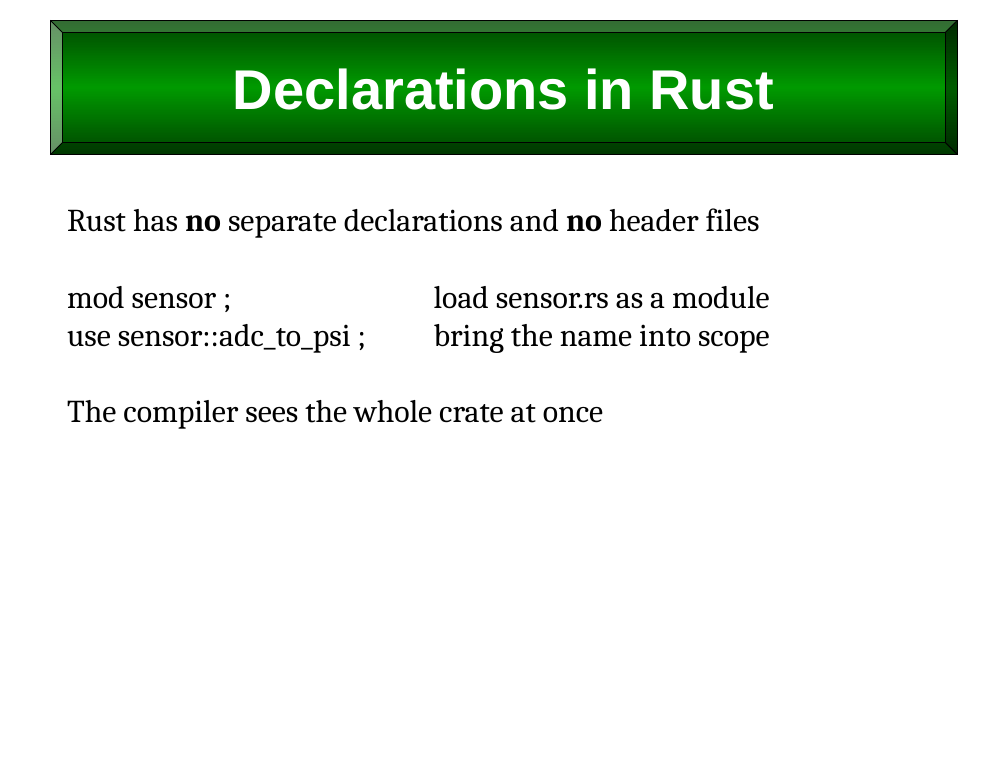
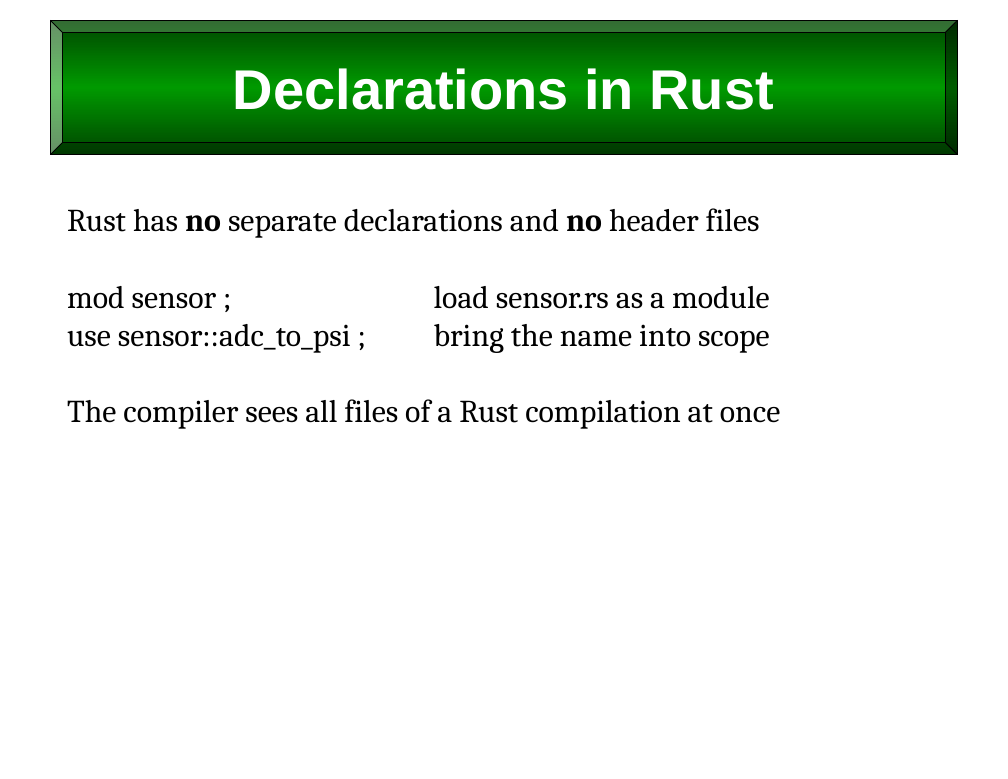
Before and after one commit to billswartz7/IntroToProgramming, a slide deck: slide 46 of Slides/L10_Scope-and-Persistence.pptx. Drawn at 1008x779 pixels with LibreOffice and Linux fonts; fonts in the diff are those of the drawing. Boxes give left, top, right and bottom in pixels: in the first picture for what was removed or moved away, otherwise in the second. Text is boxed around its words. In the diff, an @@ line names an element or a change of style, - is before the commit and + after.

```diff
--- a/Slides/L10_Scope-and-Persistence.pptx
+++ b/Slides/L10_Scope-and-Persistence.pptx
@@ text at (67,399,780,429): text changed @@
-The compiler sees the whole crate at once
+The compiler sees all files of a Rust compilation at once
```
Also in this commit, not shown: 7 other slides changed, 8 other files.
